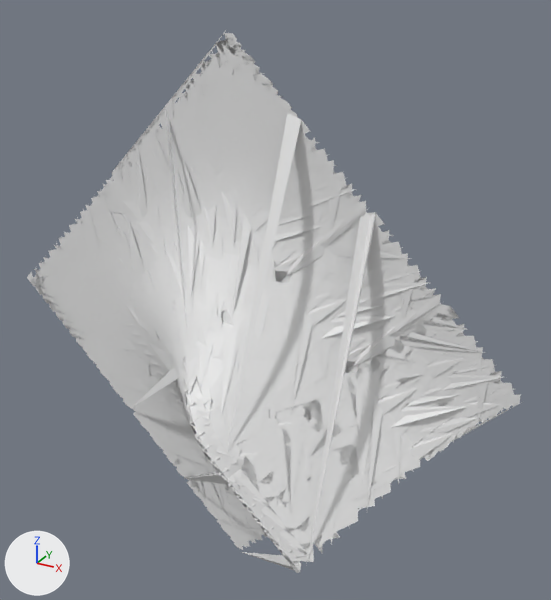
The OBJ model regression/hbr_regression/baseline/catmark_dart_edgecorner_level3.obj as it was, and as the next commit left it.
The view is the same before and after, from a 50 mm lens placed at (2.584, -4.109, 2.344), pointed at (0.373, -0.089, 0.334). The lights are fixed; the arrows at lower left show +X, +Y and +Z. Where no turn or scale is listed for an object, it has been applied to the vertices.

In view in the first picture: 'catmark_dart_edgecorner_level3'.
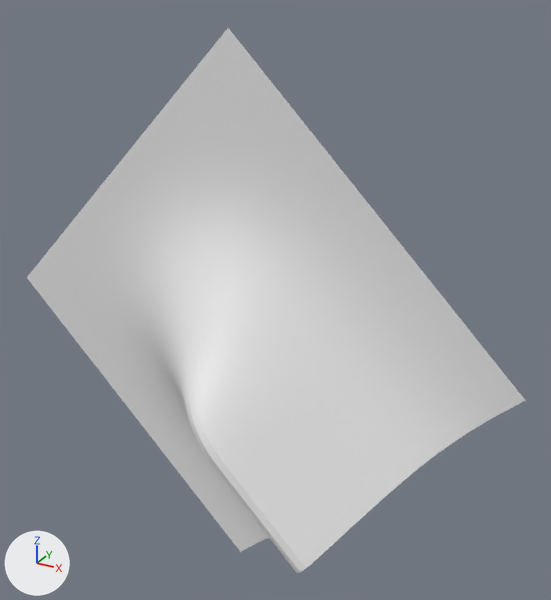
Changed parts and their boxes [x1, y1, x2, y2] in the pictures (551 x 600 px):
'catmark_dart_edgecorner_level3', reshaped
    before: [27, 32, 524, 573]
    after: [27, 28, 525, 573]
part 1 of me_catmark_dart_edgecorner_level3, added
    after: [106, 172, 115, 184]

The change, as a diff of the scene's bpy script:
```diff
--- a/regression/hbr_regression/baseline/catmark_dart_edgecorner_level3.obj.py
+++ b/regression/hbr_regression/baseline/catmark_dart_edgecorner_level3.obj.py
@@ me_catmark_dart_edgecorner_level3 @@
 # used by ob_catmark_dart_edgecorner_level3; location = (0.0, 0.0, 0.0)
-me_catmark_dart_edgecorner_level3.from_pydata(...)  # 4224 vertices, 4095 faces; spans x -2.0..2.0, y -0.92..0.0, z -2.0..2.0
+me_catmark_dart_edgecorner_level3.from_pydata(...)  # 4225 vertices, 4096 faces; spans x -2.0..2.0, y -0.92..0.0, z -2.0..2.0
+# me_catmark_dart_edgecorner_level3 part 1: 1 vertex added at x -1.03, y 0.0, z 0.97
```
